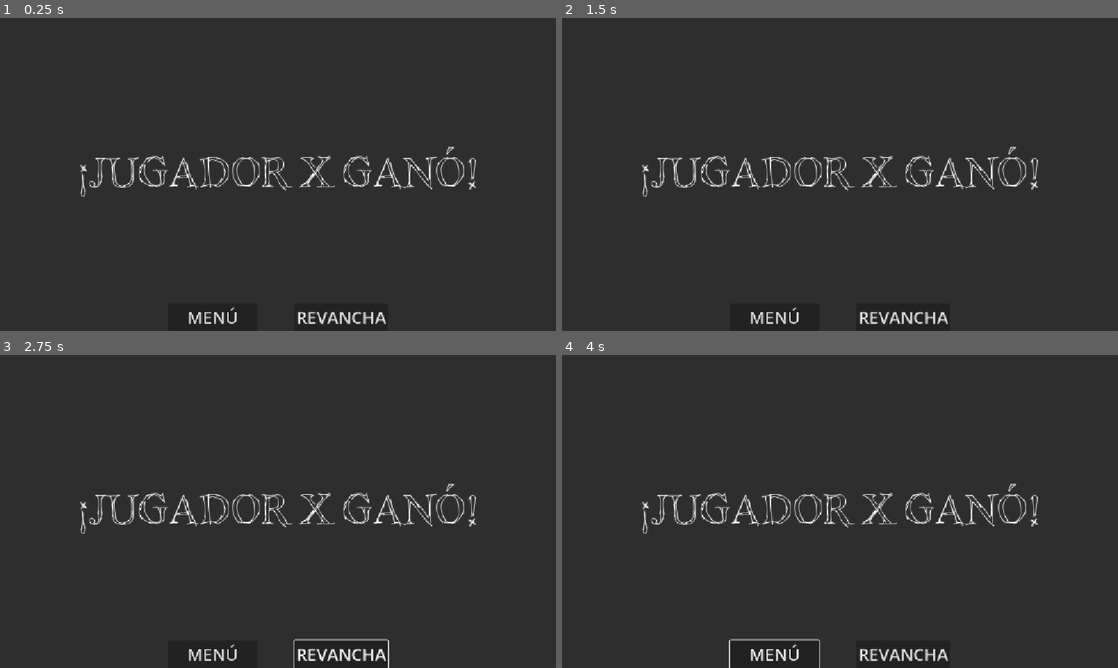
Above: before the commit, frames 1-4 (two rows, left to right).
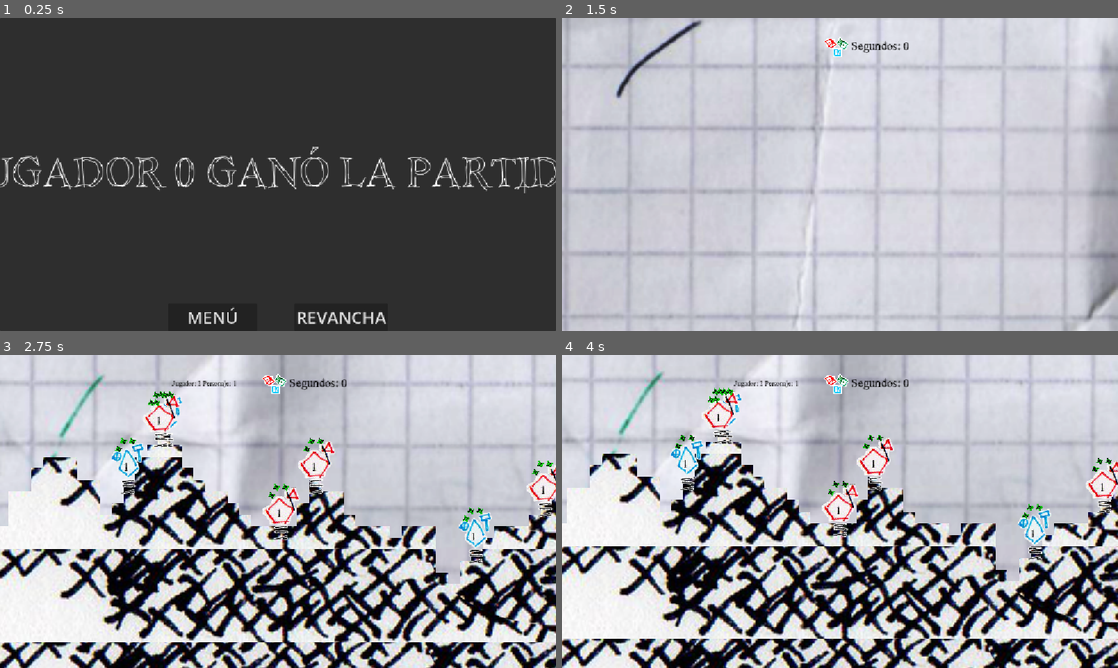
Above: after the commit, the same moments.

Repository: Pablo7776/Motores_Graficos
Game: Godot game, scene res://victoria.tscn
Two runs of this game, one before a commit and one after it. Both use one fixed random seed, a clock stepped at 60 frames per second and the inputs below. This scene is started directly instead of the project's main scene. The engine's default icon, where the game draws it, is replaced by a stand-in: a white triangle on a blue panel in a dark square.
Inputs (mouse positions are in pixels of both pictures, inside the frame that each line leads up to):
- Up to frame 1 (0.25 s): no input
- Up to frame 2 (1.5 s): click "MENÚ" at 0.5 s; click (684, 171) at 1.25 s, where only the run after the commit has a clickable "INICIAR"
- Up to frame 3 (2.75 s): move the mouse to (400, 495) at 2.02 s; hold Right (mover_derecha) from 2.03 s (still down); click (400, 495) at 2.1 s; tap Space (saltar) at 2.27 s
- Up to frame 4 (4 s): move the mouse to (728, 527) at 2.77 s; click (728, 527) at 2.85 s; tap Space (saltar) at 3.02 s; move the mouse to (895, 442) at 3.52 s; release Right (mover_derecha) at 3.53 s; hold Left (mover_izquierda) from 3.53 s (still down); click (895, 442) at 3.6 s

The runs differ from the first frame. In frame 1, 3.7% of the frame differs, in the area x 0-100%, y 41-58%; in frame 2, 99%, in the area x 0-100%, y 0-100%; in frame 3, 98%; in frame 4, 98%.

Commit message:
Implementar pantalla de victoria y detección de fin de partida
Implementé la detección de fin de partida para identificar al jugador ganador.
Corregí un bug en hud.gd que rompía esa detección.
Creé la pantalla de victoria con botones de Volver al Menú y Revancha.

Diff:
--- a/da-2-zafarrancho/Escenas/Interfaz/hud.gd
+++ b/da-2-zafarrancho/Escenas/Interfaz/hud.gd
@@ -17,20 +17,16 @@
 
 
 func _on_gestor_cambiar_turno(pj):
-
 	$Timer.stop()
 	# Desconectar dado anterior
 	if pj_actual != null:
-
 		if pj_actual.dado.dado_valor.is_connected(_on_dado_valor):
-
 			pj_actual.dado.dado_valor.disconnect(_on_dado_valor)
-
+		if pj_actual.dado.dados_girando.is_connected(_on_dado_girando):
+			pj_actual.dado.dados_girando.disconnect(_on_dado_girando)
 	# Cambiar personaje actual
 	pj_actual = pj
-
 	# Conectar nuevo dado
-
 	pj_actual.dado.dado_valor.connect(_on_dado_valor)
 	pj_actual.dado.dados_girando.connect(_on_dado_girando)
 
--- a/da-2-zafarrancho/Scripts/DatosPartida.gd
+++ b/da-2-zafarrancho/Scripts/DatosPartida.gd
@@ -2,3 +2,4 @@
 
 var jugadores := 0
 var personajes := 0
+var jugador_ganador := -1
--- a/da-2-zafarrancho/gestor_de_turnos_v_2.gd
+++ b/da-2-zafarrancho/gestor_de_turnos_v_2.gd
@@ -8,6 +8,7 @@
 var turno_personaje:int #contador de cuál pj va del jugador
 signal turno_de(node)
 signal jugador_vencido(n:int)
+signal partida_terminada(jugador_ganador: int)
 @onready var hud = owner.find_child("HUD")
 @export var camara: Camera2D
 @onready var spawner = get_parent().get_node("SpawnerPersonajes")
@@ -16,6 +17,7 @@
 # Acá conecta una señal que se envía al apretar "iniciar partida" desde el menú de partida donde se establecen la cantida de jugadores y de personajes por jugador.
 	get_parent().iniciar.connect(_on_menu_de_partida_iniciar)  #✨Armado en Clase
 	turno_de.connect(hud._on_gestor_cambiar_turno) #como llama a la función en el hud se puede mejorar para que sea mas claro
+	partida_terminada.connect(_on_partida_terminada)
 
 #acá se crean los personajes, las listas de jugadores y de equipos, a partir de los datos del menú de partida
 func _on_menu_de_partida_iniciar(cant_jugadores, cant_personajes) -> void:
@@ -73,11 +75,35 @@
 	equipos[jugador_id]["personajes_propios"].erase(pj_muerto)
 	pj_muerto.queue_free()
 	print("personaje eliminado: ", pj_muerto)
-	siguiente_turno()
+
 	if equipos[jugador_id]["personajes_propios"].size() == 0:
 		jugador_vencido.emit(jugador_id+1)
 		print("Se murieron todos los PJ del jugador", jugador_id+1)
+		_verificar_fin_de_partida()
+		if _partida_terminada():
+			return
+	siguiente_turno()
 
+func _on_partida_terminada(jugador_ganador: int) -> void:
+	DatosPartida.jugador_ganador = jugador_ganador
+	call_deferred("_cambiar_a_victoria")
+
+func _cambiar_a_victoria() -> void:
+	get_tree().change_scene_to_file("res://victoria.tscn")
+
+func _jugadores_con_vida() -> Array:
+	var vivos = []
+	for jugador_id in equipos.keys():
+		if equipos[jugador_id]["personajes_propios"].size() > 0:
+			vivos.append(jugador_id)
+	return vivos
+func _verificar_fin_de_partida() -> void:
+	var vivos = _jugadores_con_vida()
+	if vivos.size() == 1:
+		partida_terminada.emit(vivos[0])
+
+func _partida_terminada() -> bool:
+	return _jugadores_con_vida().size() <= 1
 
 func obtener_posicion_suelo(intentos: int = 0) -> Vector2:
 	# Si después de 50 intentos no encuentra piso, lo tira en el medio por seguridad
--- /dev/null
+++ b/da-2-zafarrancho/victoria.gd
@@ -0,0 +1,10 @@
+extends Control
+
+@onready var label_ganador: Label = $Panel/Label
+
+func _ready() -> void:
+	label_ganador.text = "¡JUGADOR %d GANÓ LA PARTIDA!" % (DatosPartida.jugador_ganador + 1)
+
+
+func _on_button_pressed() -> void:
+	get_tree().change_scene_to_file("res://Escenas/menu_principal.tscn")
--- a/da-2-zafarrancho/victoria.tscn
+++ b/da-2-zafarrancho/victoria.tscn
@@ -1,5 +1,6 @@
 [gd_scene format=3 uid="uid://da6alyj05toat"]
 
+[ext_resource type="Script" uid="uid://fwfgixoa4m00" path="res://victoria.gd" id="1_58qoj"]
 [ext_resource type="FontFile" uid="uid://cqat707v83cwh" path="res://Recursos/Tipografias/!sketchytimes.ttf" id="1_okh8r"]
 
 [node name="Control" type="Control" unique_id=1654163403]
@@ -9,6 +10,7 @@
 anchor_bottom = 1.0
 grow_horizontal = 2
 grow_vertical = 2
+script = ExtResource("1_58qoj")
 
 [node name="Panel" type="Panel" parent="." unique_id=233345450]
 layout_mode = 1
@@ -59,3 +61,5 @@
 layout_mode = 2
 theme_override_font_sizes/font_size = 35
 text = "REVANCHA"
+
+[connection signal="pressed" from="Panel/HBoxContainer/Button" to="." method="_on_button_pressed"]
Not shown, added: da-2-zafarrancho/victoria.gd.uid
